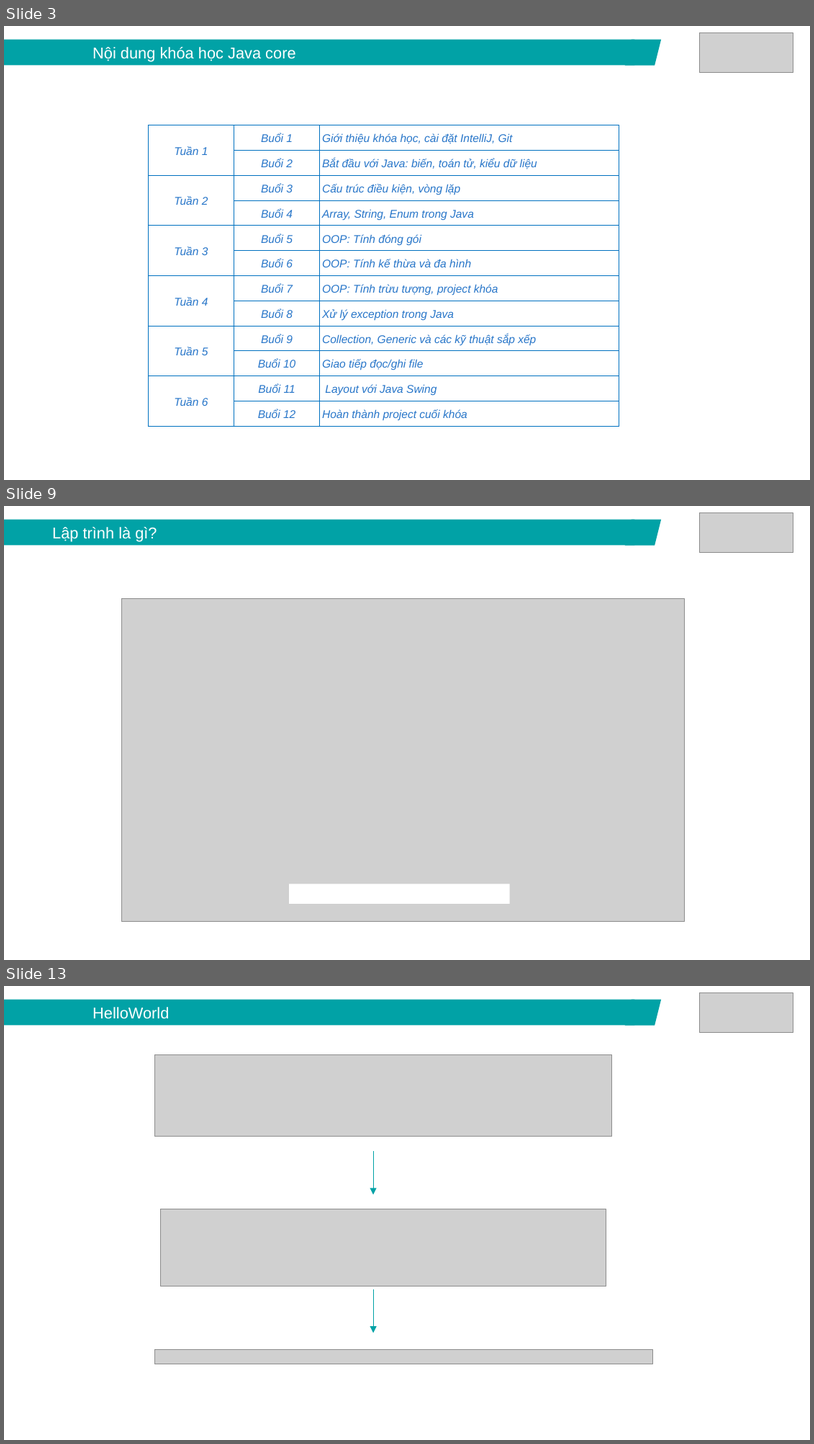
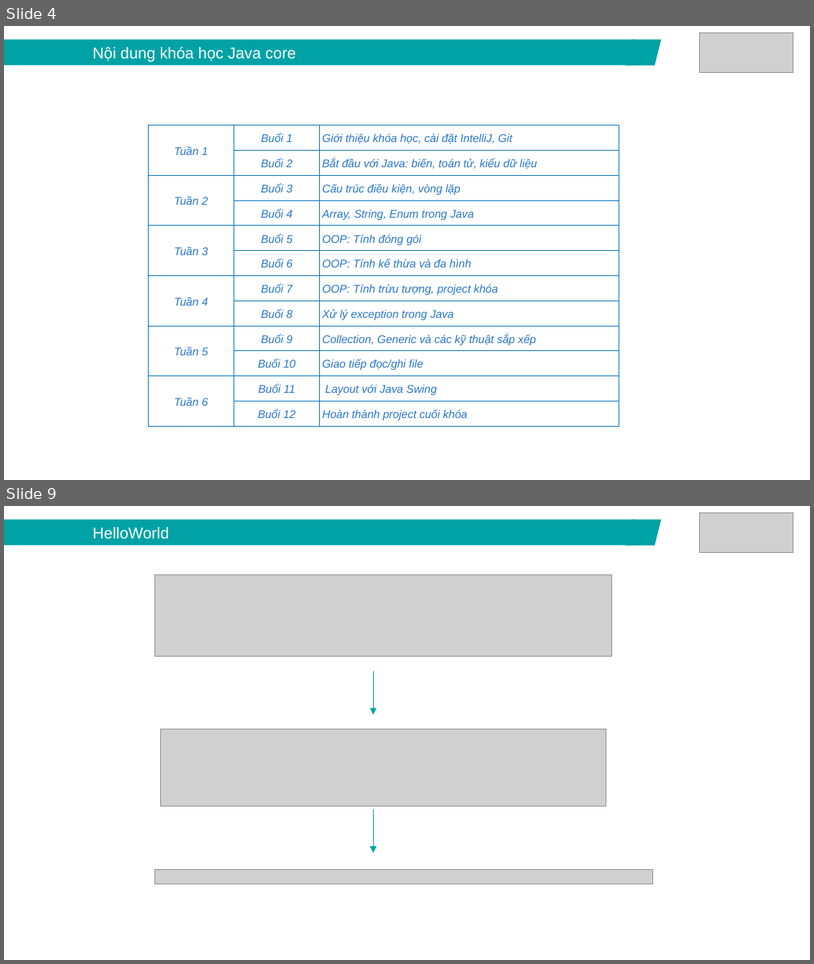
Before and after one commit to lamxung55/javacore, a slide deck: ppt/Java core - Lecture 1 - Introduction.pptx. Shown one above the other, each under a label of ours: slides 3, 9 and 13 before the commit, slides 4 and 9 after it; the slides between them are not shown. The pictures are 814x1444 and 814x964 pixels, drawn with LibreOffice and Linux fonts; fonts in the diff are those of the drawing; grey boxes stand for pictures. Boxes give left, top, right and bottom in pixels: in the first picture for what was removed or moved away, otherwise in the second. Text is boxed around its words. In the diff, an @@ line names an element or a change of style, - is before the commit and + after.

```diff
--- a/ppt/Java core - Lecture 1 - Introduction.pptx
+++ b/ppt/Java core - Lecture 1 - Introduction.pptx
@@ slide 9 removed at (4,506,810,960), background #FFFFFF @@
@@ rectangle removed at (4,520,635,546) @@
-Lập trình là gì?
@@ parallelogram removed at (625,520,661,546) @@
@@ picture removed at (700,512,793,552) @@
@@ picture removed at (122,599,684,921) @@
@@ rectangle removed at (289,883,510,903) @@
@@ what was slide 3 is now slide 4 @@
@@ what was slide 13 is now slide 9 @@
```
Also in this commit, not shown: 4 slides changed, 2 slides added, 5 other slides removed, 7 other files.
